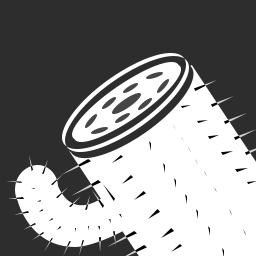
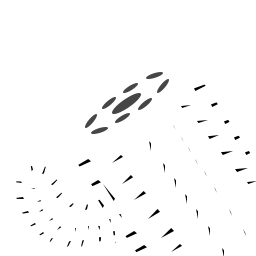
Layers edited between the first and the second 256x256 image:
removed layer "Ellipse 2 copy 2" from group "Branch" over (5, 157, 52, 211)
hid "Layer 1", painted on it over (0, 0, 256, 256)
